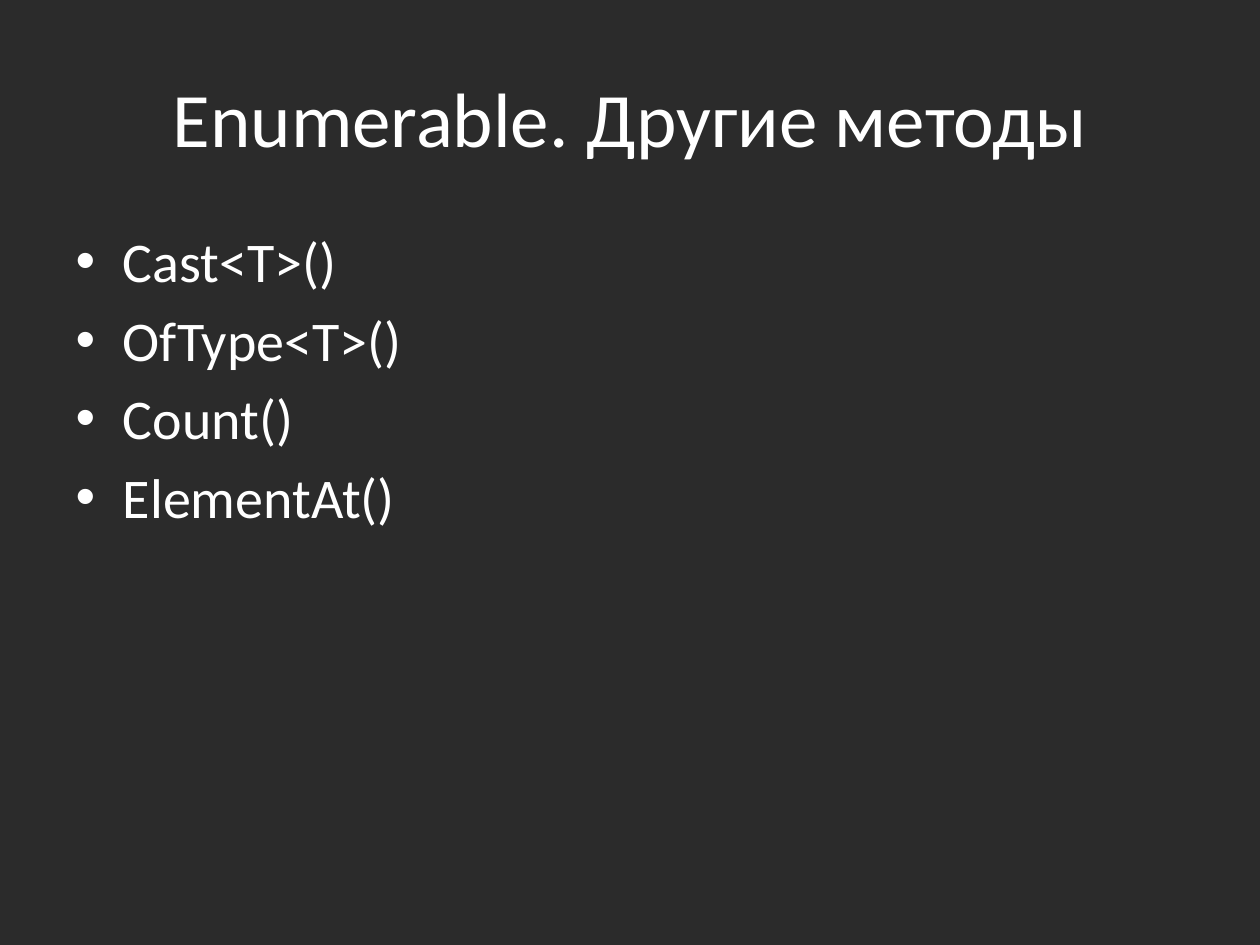
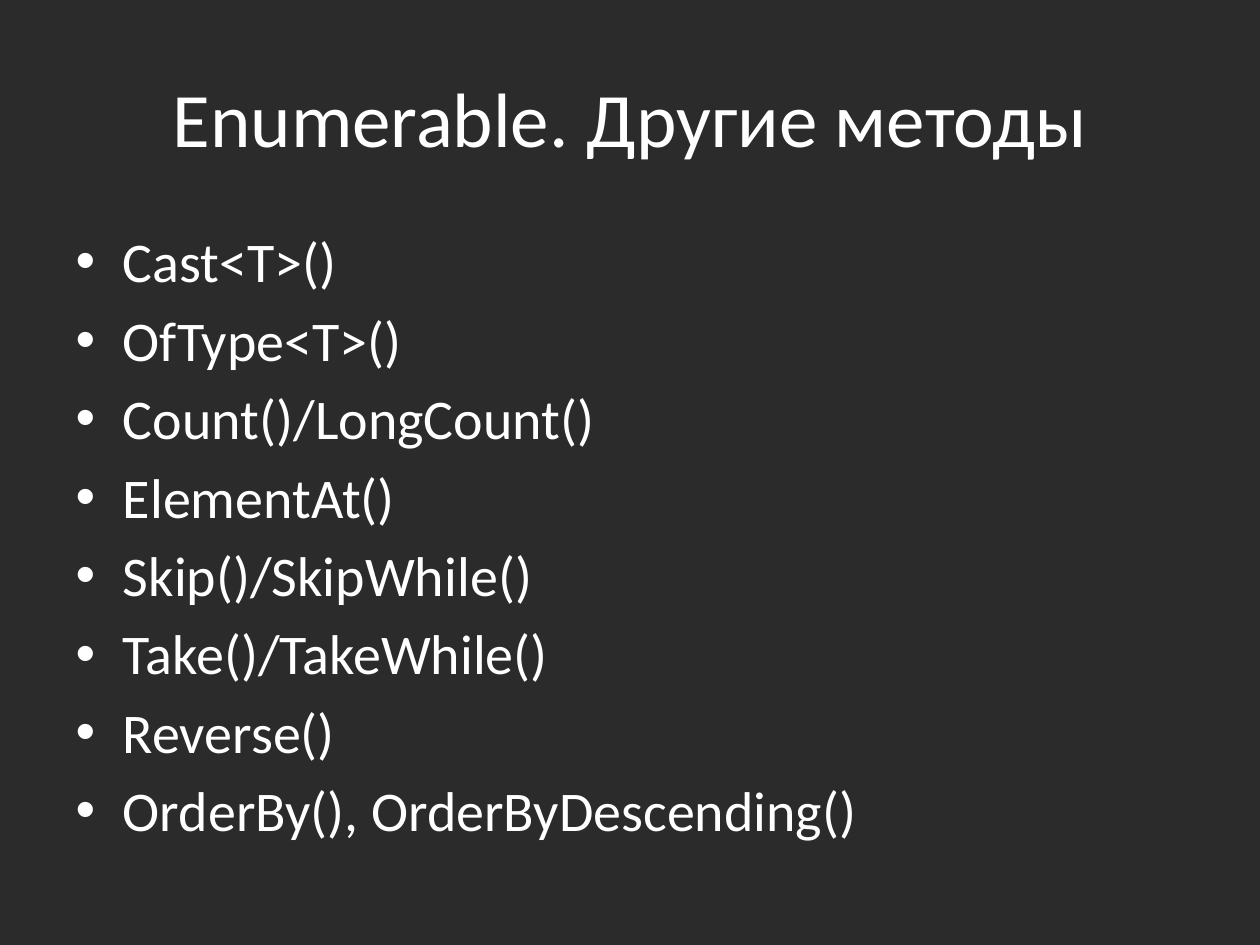
Before and after one commit to bazile/Training, a slide deck: slide 20 of Presentation/lesson-11-linq.pptx (slide 19 before the commit). Drawn at 1260x945 pixels with LibreOffice and Linux fonts; fonts in the diff are those of the drawing; background and template pictures are left out; a plain dark background stands for a picture behind light text. Boxes give left, top, right and bottom in pixels: in the first picture for what was removed or moved away, otherwise in the second. Text is boxed around its words. In the diff, an @@ line names an element or a change of style, - is before the commit and + after.

```diff
--- a/Presentation/lesson-11-linq.pptx
+++ b/Presentation/lesson-11-linq.pptx
@@ text at bbox=[123, 398, 594, 449]: text changed @@
-• Count()
+• Count()/LongCount()
@@ text at bbox=[123, 555, 856, 841]: paragraphs added @@
+• Skip()/SkipWhile()
+• Take()/TakeWhile()
+• Reverse()
+• OrderBy(), OrderByDescending()
```
Also in this commit, not shown: 1 other slide changed, 1 slide added, 3 other files.
